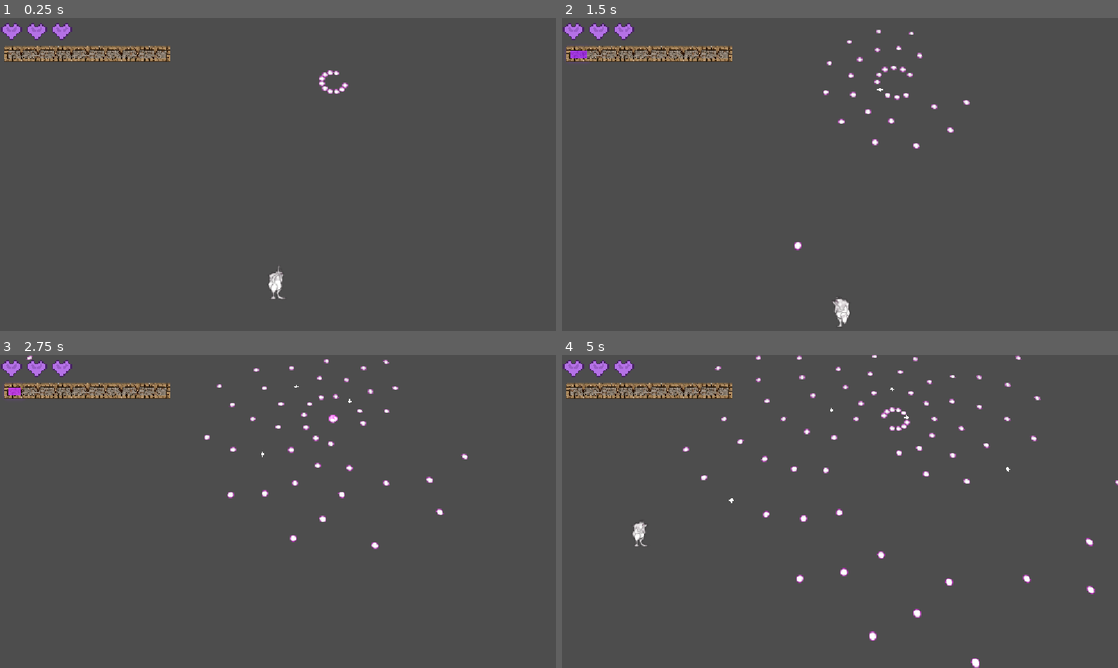
Above: before the commit, frames 1-4 (two rows, left to right).
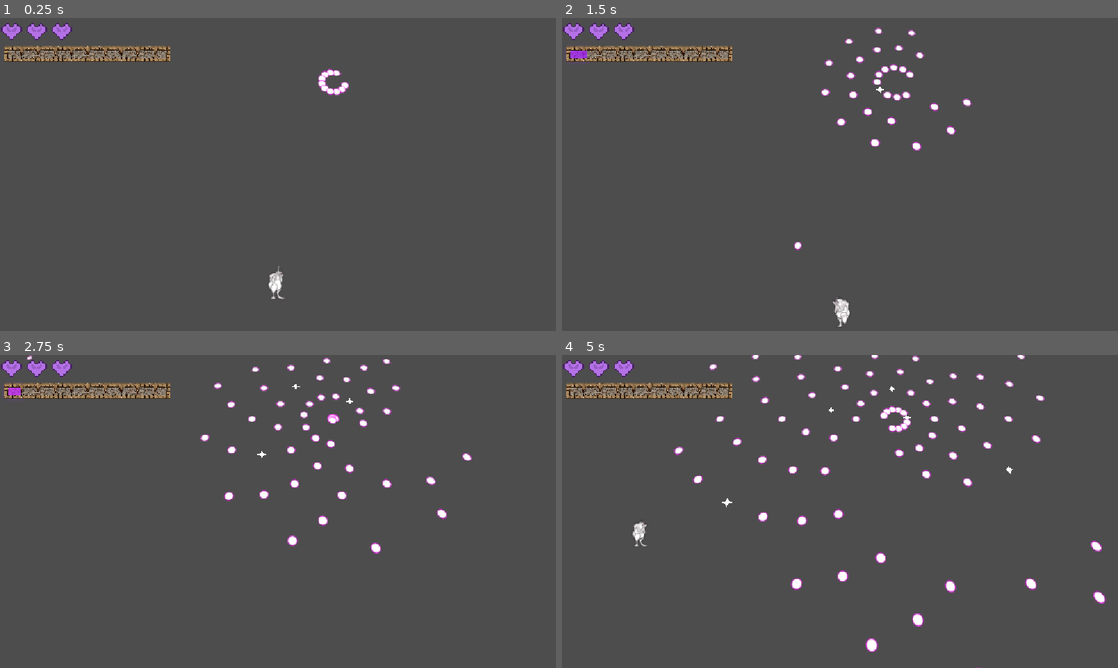
Above: after the commit, the same moments.

Repository: etbay/2026-crimson-game-jam
Game: Godot game, scene res://main.tscn
Same seed, same stepped clock (60 frames per second), same inputs: the game is played once before the commit and once after it.
Inputs (mouse positions are in pixels of both pictures, inside the frame that each line leads up to):
- Up to frame 1 (0.25 s): no input
- Up to frame 2 (1.5 s): tap Enter at 0.5 s; move the mouse to (962, 158) at 0.52 s; hold Q (beast_mode) 0.53-1.28 s; hold Right mouse button (parry) 0.53-1.28 s; click (962, 158) at 0.8 s; move the mouse to (728, 190) at 1.27 s; hold S (down) from 1.28 s (still down); click (728, 190) at 1.35 s
- Up to frame 3 (2.75 s): right-click (166, 527) at 1.55 s; move the mouse to (333, 442) at 2.02 s; release S (down) at 2.03 s; hold Q (beast_mode) from 2.03 s (still down); tap Space (dash) at 2.1 s; click (333, 442) at 2.3 s
- Up to frame 4 (5 s): move the mouse to (812, 574) at 2.77 s; release Q (beast_mode) at 2.78 s; hold W (up) 2.78-3.53 s; right-click (812, 574) at 2.85 s; move the mouse to (1006, 558) at 3.52 s; hold A (left) from 3.53 s (still down); click (1006, 558) at 3.6 s; move the mouse to (673, 464) at 4.27 s; tap H at 4.35 s; right-click (673, 464) at 4.55 s

The runs differ from the first frame. In frame 1, 0.2% of the frame differs, in the area x 57-63%, y 16-25%; in frame 2, 0.7%; in frame 3, 1.2%; in frame 4, 2.4%, in the area x 20-100%, y 0-100%.

Commit message:
better player walk anim and screen shake on parry

Diff:
--- a/2026-crimson-game-jam/bullet_resources/bullet_data/ring_test_bullet_data.tres
+++ b/2026-crimson-game-jam/bullet_resources/bullet_data/ring_test_bullet_data.tres
@@ -5,7 +5,7 @@
 [resource]
 script = ExtResource("1_shvhg")
 bullet_speed = 2.0
-bullet_accel = -0.2
-bullet_size = 0.1
+bullet_accel = -0.18
+bullet_size = 0.15
 bullet_lifetime = 12.0
 metadata/_custom_type_script = "uid://c8s5d80ydvhv6"
--- a/2026-crimson-game-jam/bullet_resources/bullet_patterns/ring_test_pattern.tres
+++ b/2026-crimson-game-jam/bullet_resources/bullet_patterns/ring_test_pattern.tres
@@ -10,5 +10,6 @@
 bullet_data = ExtResource("1_mvnbu")
 fire_interval = 2.0
 volley_count = 20
-parryable_frequeuncy = 8
+parryable_frequeuncy = 10
+deterministic = false
 metadata/_custom_type_script = "uid://bm6p0a3odsqfk"
--- a/2026-crimson-game-jam/scenes/game_scene.tscn
+++ b/2026-crimson-game-jam/scenes/game_scene.tscn
@@ -30,17 +30,17 @@
 "speed": 5.0
 }]
 
+[sub_resource type="Resource" id="Resource_rvs2r"]
+script = ExtResource("5_tcjrq")
+patterns = Array[ExtResource("13_5ay1a")]([ExtResource("12_liy57")])
+pattern_positions = Array[Vector2]([Vector2(0, 0)])
+metadata/_custom_type_script = "uid://dyoedp32mh0ce"
+
 [sub_resource type="SystemFont" id="SystemFont_s76x2"]
 subpixel_positioning = 0
 
 [sub_resource type="SystemFont" id="SystemFont_77hjl"]
 subpixel_positioning = 0
-
-[sub_resource type="Resource" id="Resource_rvs2r"]
-script = ExtResource("5_tcjrq")
-patterns = Array[ExtResource("13_5ay1a")]([ExtResource("12_liy57")])
-pattern_positions = Array[Vector2]([Vector2(0, 0)])
-metadata/_custom_type_script = "uid://dyoedp32mh0ce"
 
 [node name="GameScene" type="Node3D" unique_id=962368027]
 
@@ -75,7 +75,7 @@
 
 [node name="TutorialBossNode3D" type="Node3D" parent="." unique_id=274485581 node_paths=PackedStringArray("player", "parry_prompt", "wasd_prompt", "entrance_end")]
 process_mode = 3
-transform = Transform3D(1, 0, 0, 0, 1, 0, 0, 0, 1, 0, 0, -34.012)
+transform = Transform3D(1, 0, 0, 0, 1, 0, 0, 0, 1, 0, 0, -6.973691)
 script = ExtResource("8_rvs2r")
 bullet_scene = ExtResource("9_tqxxy")
 player = NodePath("../CharacterBody3D")
@@ -88,18 +88,25 @@
 
 [node name="AnimatedSprite3D" type="AnimatedSprite3D" parent="TutorialBossNode3D" unique_id=328339890]
 process_mode = 1
-transform = Transform3D(0.08, 0, 0, 0, 0.0771412, 0.021195156, 0, -0.021195156, 0.0771412, 0, 0.474, 26.583)
+transform = Transform3D(0.08, 0, 0, 0, 0.0771412, 0.021195156, 0, -0.021195156, 0.0771412, 0, 0.474, 0)
 render_priority = 1
 sprite_frames = SubResource("SpriteFrames_mwyo0")
 
+[node name="Boss" type="Node3D" parent="TutorialBossNode3D/AnimatedSprite3D" unique_id=294833269]
+transform = Transform3D(12.5, 0, 0, 0, 12.053312, -3.311743, 0, 3.311743, 12.053312, 0, 0, 0)
+script = ExtResource("4_mw25s")
+attacks = Array[ExtResource("5_tcjrq")]([SubResource("Resource_rvs2r")])
+_attack_delay = 3.0
+metadata/_custom_type_script = "uid://c1xw7eo4un7k8"
+
 [node name="ShotOrigin" type="Marker3D" parent="TutorialBossNode3D" unique_id=519351495]
-transform = Transform3D(1, 0, 0, 0, 1, 0, 0, 0, 1, 0.10494816, 0.10854626, 27.199917)
+transform = Transform3D(1, 0, 0, 0, 1, 0, 0, 0, 1, 0.10494816, 0.10854626, -0.1643629)
 
 [node name="EntranceEnd" type="Marker3D" parent="TutorialBossNode3D" unique_id=1120125022]
-transform = Transform3D(1, 0, 0, 0, 1, 0, 0, 0, 1, 0.123, 0, 31.555538)
+transform = Transform3D(1, 0, 0, 0, 1, 0, 0, 0, 1, 0, 0, 4.191)
 
 [node name="ParryPrompt" type="Label3D" parent="TutorialBossNode3D" unique_id=2095669175]
-transform = Transform3D(1.31, 0, 0, 0, 1.31, 0, 0, 0, 1.31, 1.9741156, 0.674685, 29.446392)
+transform = Transform3D(1.31, 0, 0, 0, 1.31, 0, 0, 0, 1.31, 1.9741156, 0.674685, 2.6690712)
 pixel_size = 0.01
 billboard = 1
 render_priority = 2
@@ -110,7 +117,7 @@
 outline_size = 15
 
 [node name="WASDPrompt" type="Label3D" parent="TutorialBossNode3D" unique_id=665860429]
-transform = Transform3D(1.47, 0, 0, 0, 1.47, 0, 0, 0, 1.47, 1.8549118, 0.674685, 28.647152)
+transform = Transform3D(1.47, 0, 0, 0, 1.47, 0, 0, 0, 1.47, 1.8549118, 0.674685, 1.8698311)
 pixel_size = 0.01
 billboard = 1
 render_priority = 1
@@ -119,10 +126,3 @@
 font = SubResource("SystemFont_77hjl")
 font_size = 13
 outline_size = 15
-
-[node name="Boss" type="Node3D" parent="TutorialBossNode3D" unique_id=294833269]
-transform = Transform3D(1, 0, 0, 0, 1, 0, 0, 0, 1, 0, 0, 26.46262)
-script = ExtResource("4_mw25s")
-attacks = Array[ExtResource("5_tcjrq")]([SubResource("Resource_rvs2r")])
-_attack_delay = 3.0
-metadata/_custom_type_script = "uid://c1xw7eo4un7k8"
--- a/2026-crimson-game-jam/scripts/boss/boss.gd
+++ b/2026-crimson-game-jam/scripts/boss/boss.gd
@@ -13,7 +13,7 @@
 	if(!_attacking):
 		_timer += delta
 	elif (_current_attack != null):
-		executer.increment_patterns(delta, Vector2(position.x, position.z))
+		executer.increment_patterns(delta, Vector2(global_position.x, global_position.z))
 		if (executer.finished):
 			executer.reset()
 			_attacking = false
@@ -28,4 +28,4 @@
 		_attacking = true
 		_current_attack = attacks.pop_front()
 		executer = BulletAttackExecution.new(_current_attack)
-		executer.execute_patterns(Vector2(position.x, position.z))
+		executer.execute_patterns(Vector2(global_position.x, global_position.z))
--- a/2026-crimson-game-jam/scripts/player/player.gd
+++ b/2026-crimson-game-jam/scripts/player/player.gd
@@ -45,6 +45,8 @@
 var mouse_dir: Vector2
 var laser_damage: float
 var movement_locked: bool = false
+var tutorial_movement: bool = false
+var input_override_dir : Vector3 = Vector3.ZERO
 
 var shoot_timer: Timer
 
@@ -113,8 +115,15 @@
 			bullet_spawn.position.y = BULLET_SPAWN_100.y
 
 func _update_move_dir(_delta: float) -> void:
-	if movement_locked:
+	if tutorial_movement:
+		move_dir = Vector2(input_override_dir.x, input_override_dir.z)
+		velocity = input_override_dir * walk_speed
+		move_and_slide()
+		return
+	elif movement_locked:
 		move_dir = Vector2.ZERO
+		move_and_slide()
+		return
 	elif not dashing:
 		move_dir = Input.get_vector("left", "right", "up", "down")
 	velocity = Vector3(move_dir.x, 0, move_dir.y) * active_speed
@@ -176,6 +185,7 @@
 	var dir = Vector2(global_position.x, -global_position.z).direction_to(Vector2(b.global_position.x, -b.global_position.z))
 	parry_curve.rotation.z = dir.angle()
 	await get_tree().create_timer(0.1, true, false, true).timeout
+	ScreenShake.shake(.15, 0.3)
 	beast_meter += 10
 	Engine.time_scale = 1
 	parry_curve.visible = false
@@ -204,6 +214,7 @@
 	parry_curve.rotation.z = dir.angle()
 	await get_tree().create_timer(0.1, true, false, true).timeout
 	bullet.kill_bullet()
+	ScreenShake.shake(.15, 0.3)
 	beast_meter += 10
 	Engine.time_scale = 1
 	parry_curve.visible = false
--- a/2026-crimson-game-jam/scripts/tutorialboss.gd
+++ b/2026-crimson-game-jam/scripts/tutorialboss.gd
@@ -15,7 +15,7 @@
 @export var wasd_delay: float = 2.0
 @export var wasd_duration: float = 3.0
 
-@onready var bullet_emitter: Boss = $Boss
+@onready var bullet_emitter: Boss = $AnimatedSprite3D/Boss
 @onready var tutorial_trigger: Area3D = $"../TutorialTrigger"
 
 var current_bullet: TutorialBullet
@@ -42,28 +42,48 @@
 		start_tutorial()
 
 func start_tutorial() -> void:
-# Move player to the entrance starting position
-	entrance_start = player.global_position
+	player.tutorial_movement = true
+	# Walk the player in using real physics frames
+	while true:
+		var to_target : Vector3 = entrance_end.global_position - player.global_position
+		to_target.y = 0.0
 
-	# Move the player into the arena
-	var tween = create_tween()
-	tween.tween_property(
-		player,
-		"global_position",
-		entrance_end.global_position,
-		entrance_duration
-	).set_trans(Tween.TRANS_LINEAR)
+		player.input_override_dir = to_target.normalized()
+		# Stop when close, or if we'd overshoot this frame
+		var step: float = player.walk_speed * get_physics_process_delta_time()
+		if to_target.length() <= max(step, 0.05):
+			break
+		await get_tree().physics_frame
 
-	# Wait for entrance to finish
-	await tween.finished
+	# Stop and hand control back
+	player.input_override_dir = Vector3.ZERO
+	await get_tree().physics_frame
+	player.tutorial_movement = false
 
-# Check whether the player moves after the Tween
-	await get_tree().create_timer(1.0).timeout
-	#print("Player position 1 second later: ", player.global_position)
-
-	# Wait before the boss shoots
 	await get_tree().create_timer(shoot_delay).timeout
 	shoot()
+# Move player to the entrance starting position
+	#entrance_start = player.global_position
+	#
+	## Move the player into the arena
+	#var tween = create_tween()
+	#tween.tween_property(
+		#player,
+		#"global_position",
+		#entrance_end.global_position,
+		#entrance_duration
+	#).set_trans(Tween.TRANS_LINEAR)
+#
+	## Wait for entrance to finish
+	#await tween.finished
+#
+## Check whether the player moves after the Tween
+	#await get_tree().create_timer(1.0).timeout
+	##print("Player position 1 second later: ", player.global_position)
+#
+	## Wait before the boss shoots
+	#await get_tree().create_timer(shoot_delay).timeout
+	#shoot()
 
 func shoot() -> void:
 	#if player == null:
@@ -118,7 +138,6 @@
 	get_tree().paused = false
 	player.movement_locked = false
 	#print("ScreenShake triggered!")
-	ScreenShake.shake(.2, 0.3)
 	show_wasd_tutorial()
 	#print("Successful Parry!")
 
